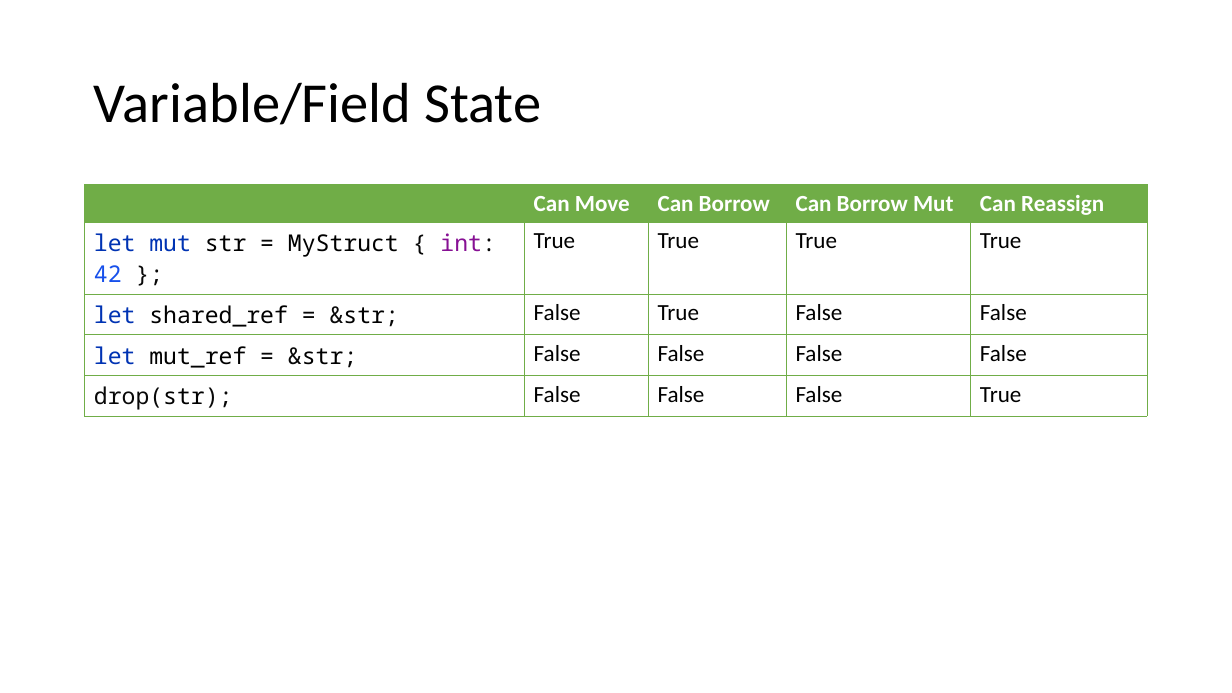
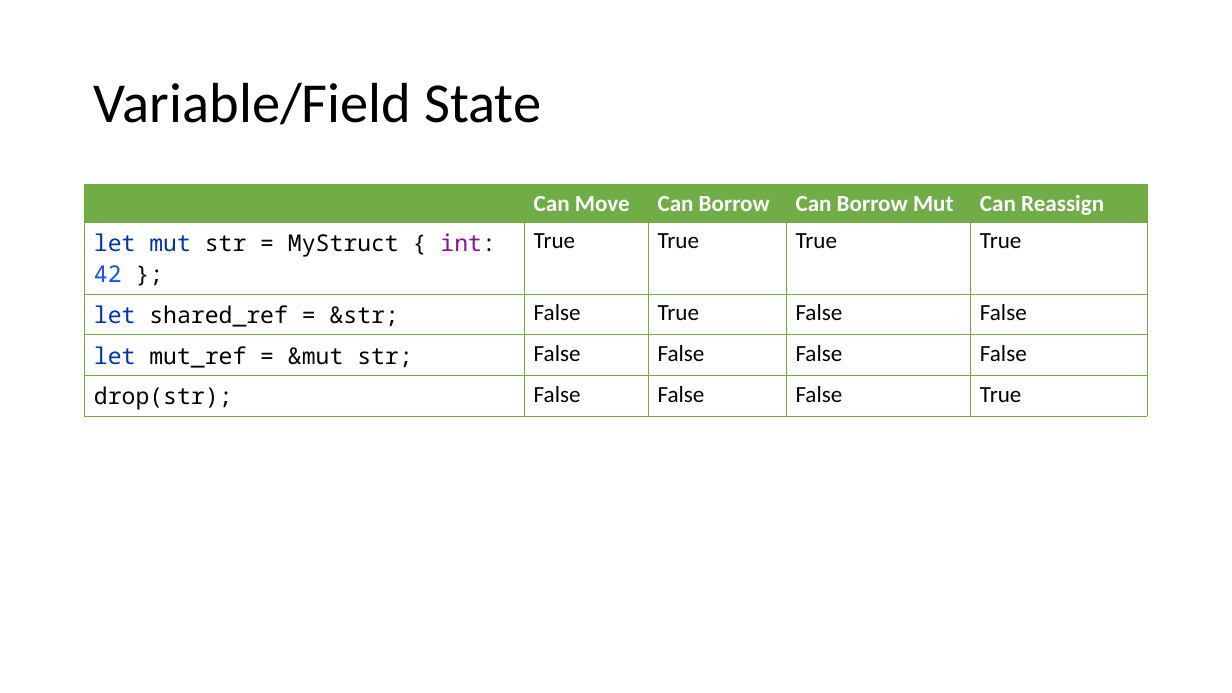
Before and after one commit to kugushev/course-rust-basics, a slide deck: slide 5 of src/03-LifetimesAndSmartPointers/03-LifetimesAndSmartPointers.pptx (slide 3 before the commit). Drawn at 1232x693 pixels with LibreOffice and Linux fonts; fonts in the diff are those of the drawing. Boxes give left, top, right and bottom in pixels: in the first picture for what was removed or moved away, otherwise in the second. Text is boxed around its words. In the diff, an @@ line names an element or a change of style, - is before the commit and + after.

Commit message:
update slides

```diff
--- a/src/03-LifetimesAndSmartPointers/03-LifetimesAndSmartPointers.pptx
+++ b/src/03-LifetimesAndSmartPointers/03-LifetimesAndSmartPointers.pptx
@@ table at bbox=[85, 185, 1148, 414] @@
-row 4, column 1: let mut_ref = &str;
+row 4, column 1: let mut_ref = &mut str;
```
Also in this commit, not shown: 3 slides added, 1 slide removed, 4 other files.
